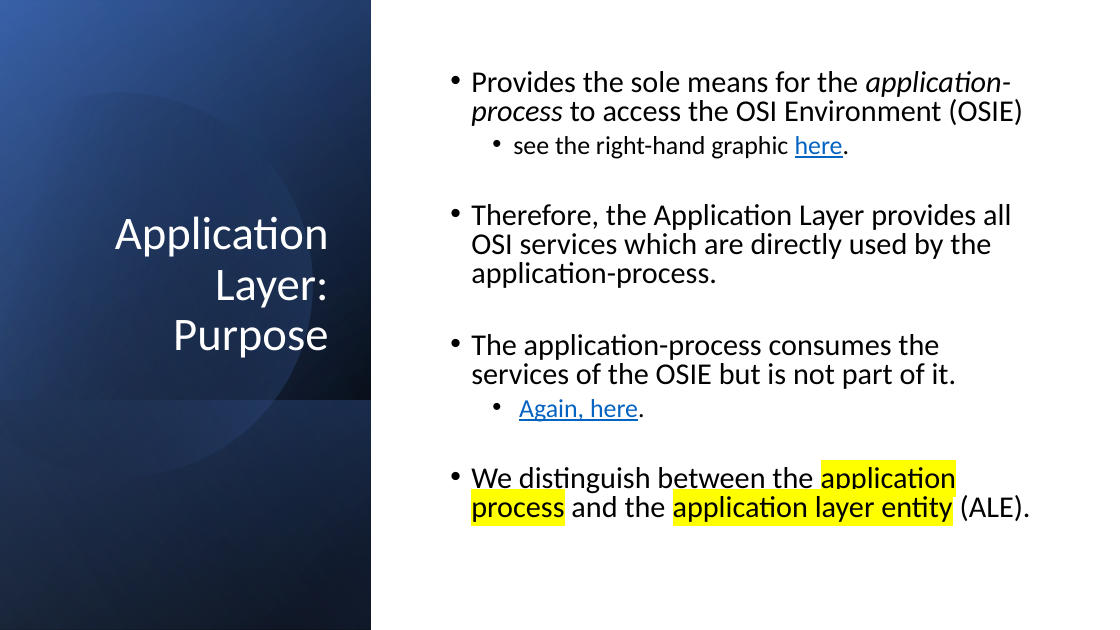
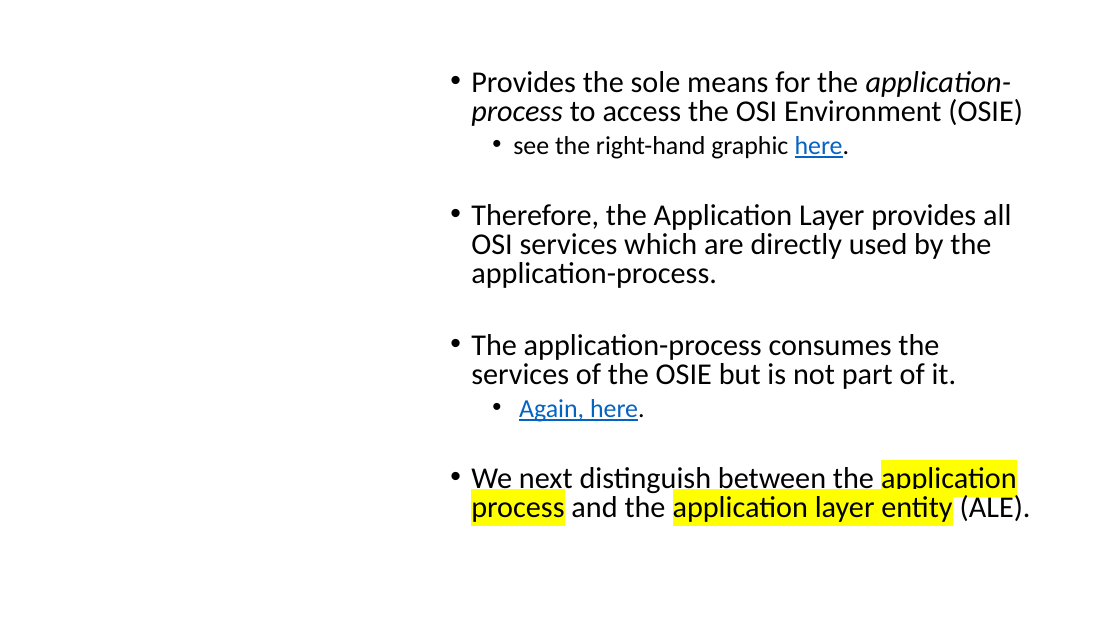
Before and after one commit to lukacassar/hw, a slide deck: slide 54 of CCE2414/1. Networking Foundations.pptx (slide 51 before the commit). Drawn at 1120x630 pixels with LibreOffice and Linux fonts; fonts in the diff are those of the drawing. Boxes give left, top, right and bottom in pixels: in the first picture for what was removed or moved away, otherwise in the second. Text is boxed around its words. In the diff, an @@ line names an element or a change of style, - is before the commit and + after.

```diff
--- a/CCE2414/1. Networking Foundations.pptx
+++ b/CCE2414/1. Networking Foundations.pptx
@@ rectangle removed at bbox=[0, 0, 1120, 630] @@
@@ rectangle removed at bbox=[0, 0, 371, 630] @@
@@ rectangle removed at bbox=[0, 1, 371, 630] @@
@@ rectangle removed at bbox=[0, 0, 371, 629] @@
@@ freeform shape removed at bbox=[0, 47, 359, 515] @@
@@ title removed at bbox=[115, 216, 329, 358] @@
-Application Layer: Purpose
@@ rectangle removed at bbox=[0, 400, 371, 630] @@
@@ text at bbox=[471, 467, 1031, 522]: text changed @@
-• We distinguish between the application process and the application layer entity (ALE).
+• We next distinguish between the application process and the application layer entity (ALE).
```
Also in this commit, not shown: 54 other slides changed, 12 slides added, 5 slides removed.
